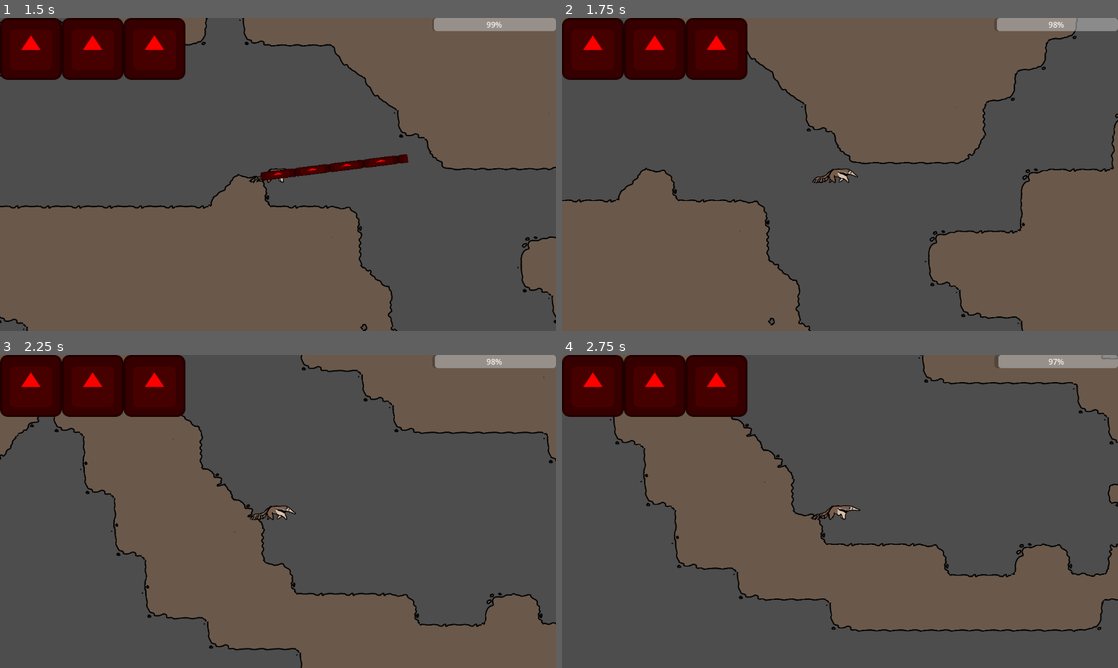
Above: before the commit, frames 1-4 (two rows, left to right).
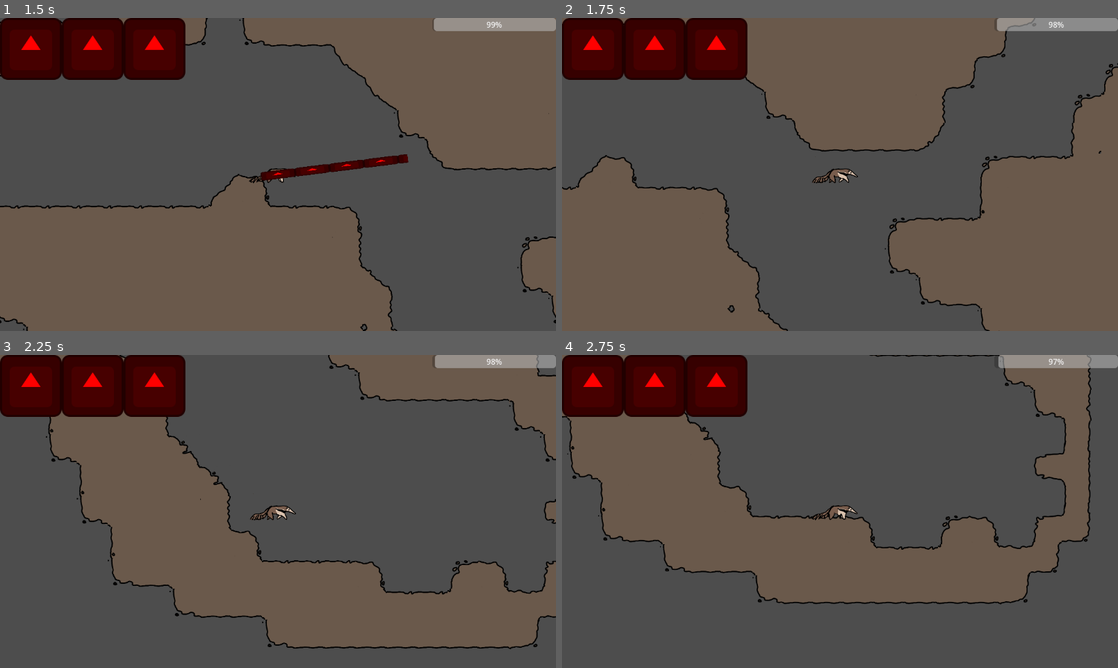
Above: after the commit, the same moments.

Repository: IncrediblyCreativeUsername/Team-Indecisive-Cutthroat-2026
Game: Godot game, scene res://UI/MainMenu.tscn
The game is run twice, just before and just after one commit, with the same random seed, the same clock (stepped at 60 frames per second) and the same inputs. The engine's default icon, where the game draws it, is replaced by a stand-in: a white triangle on a blue panel in a dark square.
Inputs (mouse positions are in pixels of both pictures, inside the frame that each line leads up to):
- Up to frame 1 (1.5 s): click "Play" at 0.5 s; tap Enter at 1.25 s; move the mouse to (400, 158) at 1.27 s; hold D (MOVE_RIGHT) from 1.28 s (still down); click (400, 158) at 1.35 s
- Up to frame 2 (1.75 s): keep holding D (MOVE_RIGHT); tap W (JUMP) at 1.52 s
- Up to frame 3 (2.25 s): keep holding D (MOVE_RIGHT); move the mouse to (166, 527) at 2.02 s; tap Q (DROP) at 2.1 s
- Up to frame 4 (2.75 s): keep holding D (MOVE_RIGHT); tap W (JUMP) at 2.27 s; click (728, 527) at 2.3 s

Frame 1 is identical in both runs. In frame 2, 18% of the frame differs, in the area x 0-100%, y 0-100%; in frame 3, 17%; in frame 4, 24%, in the area x 0-100%, y 0-89%.

Commit message:
Grappling No Longer Teleports You

Diff:
--- a/Enemy/enemy.gd
+++ b/Enemy/enemy.gd
@@ -28,12 +28,15 @@
 			#failsafe to leave head of player
 			if abs(player.global_position.x - global_position.x) < 128 &&  player.global_position.y - global_position.y > 64:
 				velocity.x += 1
+				sprite.flip_h = true
 			#standard targeting
 			elif abs(player.global_position.x - global_position.x) > 10:
 				if player.global_position.x >= global_position.x:
 					velocity.x += 1
+					sprite.flip_h = true
 				if player.global_position.x <= global_position.x:
 					velocity.x -= 1
+					sprite.flip_h = false
 
 			if is_on_wall():
 				if player.global_position.y <= self.global_position.x:
--- a/Player/player.gd
+++ b/Player/player.gd
@@ -17,13 +17,19 @@
 var grabbedObject
 var isGrappling : bool = false
 var paused : bool = false
+var grappleCooldownMax = 15
+var grappleCooldown = 0
 
 @onready var droppedAnt = preload("res://Enemy/Enemy.tscn")
 
 func _ready():
 	animSprite.play("stand")
 
-func _physics_process(_delta: float) -> void:
+func _physics_process(delta: float) -> void:
+	#Preventing a strange bug where the retract animation is interrupted from causing a softlock. I'm still not sure why
+	if !tongueAnimator.is_playing():
+		isGrappling = false
+
 	#pause
 	if Input.is_action_just_pressed("PAUSE"):
 		get_parent().find_child("Pause").visible = true
@@ -32,7 +38,11 @@
 
 	#grapple
 	if isGrappling:
-		global_position = grapplePoint - (tongueTip.position+Vector2(64+9,0)).rotated(tonguePivot.rotation)
+		var grappleDirection : Vector2 = tongueTip.global_position - self.global_position
+		move_and_collide(delta * grappleDirection * 10)
+	else:
+		if grappleCooldown > 0:
+			grappleCooldown -= 1
 
 	#eat
 	if Input.is_action_just_pressed("EAT"):
@@ -63,21 +73,21 @@
 	else:
 		#friction
 		if velocity.x > 0:
-			velocity.x = max(0, (velocity.x-friction)*60*_delta)
+			velocity.x = max(0, (velocity.x-friction)*60*delta)
 		if velocity.x < 0:
-			velocity.x = min((velocity.x+friction)*60*_delta, 0)
+			velocity.x = min((velocity.x+friction)*60*delta, 0)
 
 		#X movement
 
 
 		if Input.is_action_pressed("MOVE_RIGHT") && velocity.x < speed:
-			velocity.x += speed*60*_delta
+			velocity.x += speed*60*delta
 
 			animSprite.flip_h =false
 			if self.is_on_floor():
 				animSprite.play("walk")
 		if Input.is_action_pressed("MOVE_LEFT") && velocity.x > -speed:
-			velocity.x -= speed*60*_delta
+			velocity.x -= speed*60*delta
 
 			animSprite.flip_h = true
 			if self.is_on_floor() && !tongueExtending:
@@ -113,7 +123,7 @@
 
 		velocity.y += gravity
 		#shoot out tongue
-		if !tongueExtending && Input.is_action_just_pressed("GRAPPLE"):
+		if !tongueExtending && Input.is_action_just_pressed("GRAPPLE") && grappleCooldown <= 0:
 			tonguePivot.look_at(get_global_mouse_position())
 			tongueAnimator.play("Extend")
 			animSprite.play("stand_toungue")
@@ -137,7 +147,7 @@
 func _on_tongue_anim_animation_finished(anim_name: StringName) -> void:
 	if anim_name == "Extend":
 		tongueAnimator.play("Retract")
-	if anim_name == "Retract":
+	elif anim_name == "Retract":
 		isGrappling = false
 
 #tongue hit something
@@ -157,4 +167,5 @@
 			await get_tree().process_frame
 			grapplePoint = tongueCast.get_collision_point() + Vector2(64,0).rotated(tonguePivot.rotation)
 			isGrappling = true
+			grappleCooldown = grappleCooldownMax
 			velocity = Vector2.ZERO
--- a/UI/pause.gd
+++ b/UI/pause.gd
@@ -8,7 +8,7 @@
 
 
 # Called every frame. 'delta' is the elapsed time since the previous frame.
-func _process(delta: float) -> void:
+func _process(_delta: float) -> void:
 	if Input.is_action_just_pressed("PAUSE") && menu_open:
 		_on_return_to_game_pressed()
 	else:
